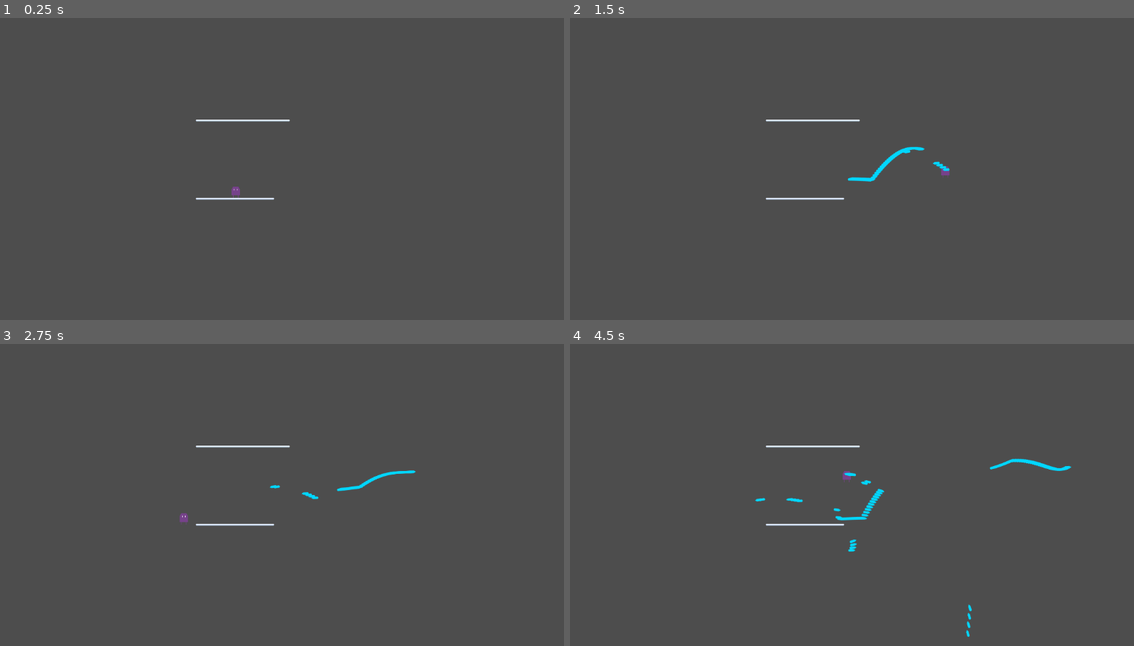
Above: before the commit, frames 1-4 (two rows, left to right).
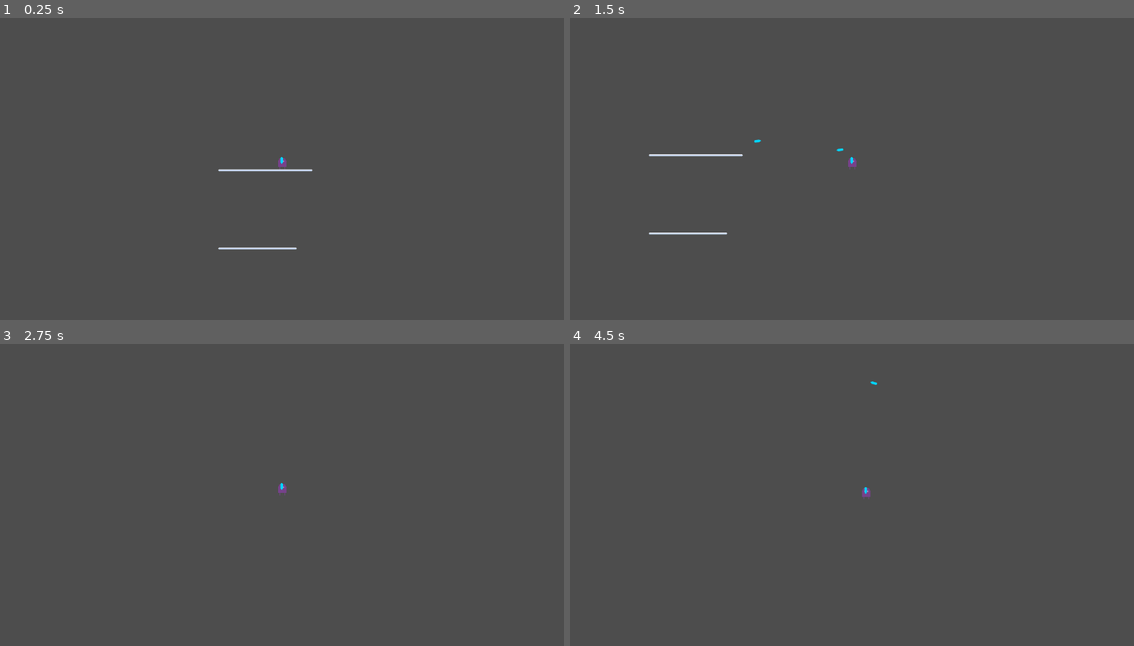
Above: after the commit, the same moments.

Repository: quasikyo/ricochet-shooter
Game: Godot game, scene res://testing.tscn
Two runs of this game, one before a commit and one after it. Both use one fixed random seed, a clock stepped at 60 frames per second and the inputs below.
Inputs (mouse positions are in pixels of both pictures, inside the frame that each line leads up to):
- Up to frame 1 (0.25 s): no input
- Up to frame 2 (1.5 s): tap Enter at 0.5 s; move the mouse to (976, 144) at 0.52 s; press the mouse at (976, 144) at 0.53 s; hold D (right) from 0.53 s (still down); tap W (jump) at 0.77, 1.07 s; right-click (976, 144) at 0.8 s; move the mouse to (739, 178) at 1.27 s; release the mouse at (739, 178) at 1.28 s; right-click (739, 178) at 1.35 s; click (739, 178) at 1.42 s
- Up to frame 3 (2.75 s): tap W (jump) at 1.52, 1.82, 2.3 s; tap R (special_action, bound only after the commit) at 1.55 s; move the mouse to (338, 416) at 2.02 s; release D (right) at 2.03 s; hold A (left) from 2.03 s (still down); hold R (special_action, bound only after the commit) from 2.03 s (still down); click (338, 416) at 2.17 s
- Up to frame 4 (4.5 s): move the mouse to (823, 552) at 2.77 s; release A (left) at 2.78 s; release R (special_action, bound only after the commit) at 2.78 s; hold D (right) 2.78-4.28 s; tap W (jump) at 2.85, 3.02, 3.32, 3.77, 4.07 s; click (823, 552) at 3.05 s; move the mouse to (1021, 534) at 3.52 s; press the mouse at (1021, 534) at 3.53 s; right-click (1021, 534) at 3.8 s; move the mouse to (682, 440) at 4.27 s; release the mouse at (682, 440) at 4.28 s; hold A (left) from 4.28 s (still down); right-click (682, 440) at 4.35 s; click (682, 440) at 4.42 s

The runs differ from the first frame. In frame 1, 0.6% of the frame differs, in the area x 34-56%, y 33-77%; in frame 2, 0.8%; in frame 3, 0.5%; in frame 4, 0.9%, in the area x 32-89%, y 12-97%.

Commit message:
Bullet parry

Diff:
--- a/bullet.gd
+++ b/bullet.gd
@@ -1,3 +1,4 @@
+class_name Bullet
 extends Area2D
 
 
@@ -11,7 +12,7 @@
 	lifetime.timeout.connect(_on_lifetime_timeout)
 
 
-func _process(deltaSeconds: float) -> void:
+func _physics_process(deltaSeconds: float) -> void:
 	position += direction * speed * deltaSeconds
 
 
--- a/bullet.tscn
+++ b/bullet.tscn
@@ -9,7 +9,7 @@
 
 [node name="Bullet" type="Area2D"]
 collision_layer = 2
-collision_mask = 3
+collision_mask = 31
 script = ExtResource("1_22xev")
 
 [node name="Sprite2D" type="Sprite2D" parent="."]
--- /dev/null
+++ b/camera.gd
@@ -0,0 +1,16 @@
+extends Camera2D
+
+
+const DEAD_ZONE = 300
+
+
+func _input(event: InputEvent) -> void:
+	if event is InputEventMouseMotion:
+		var _target = event.position - get_viewport().size * 0.5
+		if _target.length() < DEAD_ZONE:
+			self.position = Vector2.ZERO
+		else:
+			# _target.normalized() is the direction in which to move
+			# _target.length() - DEAD_ZONE is the distance the mouse is outside of the dead zone
+			# 0.5 is an arbitrary scalar
+			self.position = _target.normalized() * (_target.length() - DEAD_ZONE) * 0.5
--- /dev/null
+++ b/hook.gd
@@ -0,0 +1,41 @@
+extends CharacterBody2D
+class_name Hook
+
+
+var speed = 50
+enum HookState { Inactive, Flying, Attached }
+var hook_state := HookState.Inactive
+var direction := Vector2.ZERO
+var attached_position := Vector2.ZERO
+
+
+func _ready():
+	get_parent().shoot_hook.connect(shoot)
+	get_parent().release_hook.connect(release)
+
+
+func shoot(shoot_direction: Vector2) -> void:
+	position = Vector2.ZERO
+	direction = shoot_direction.normalized()
+	hook_state = HookState.Flying
+
+
+func release() -> void:
+	hook_state = HookState.Inactive
+	attached_position = Vector2.ZERO
+	position = Vector2.ZERO
+	return
+
+
+func _physics_process(_deltaSeconds: float) -> void:
+	if attached_position:
+		global_position = attached_position
+	if hook_state != HookState.Flying:
+		return
+
+	var collision := move_and_collide(direction * speed)
+	if !collision:
+		return
+	attached_position = collision.get_position()
+
+	hook_state = HookState.Attached
--- /dev/null
+++ b/hook.tscn
@@ -0,0 +1,17 @@
+[gd_scene load_steps=4 format=3 uid="uid://c55siupe2rsmb"]
+
+[ext_resource type="Script" path="res://hook.gd" id="1_jh8rh"]
+[ext_resource type="Texture2D" uid="uid://6mfysokkdu5j" path="res://bullet.png" id="1_jsa0g"]
+
+[sub_resource type="CircleShape2D" id="CircleShape2D_sexhs"]
+
+[node name="Hook" type="CharacterBody2D"]
+collision_layer = 4
+collision_mask = 10
+script = ExtResource("1_jh8rh")
+
+[node name="CollisionShape2D" type="CollisionShape2D" parent="."]
+shape = SubResource("CircleShape2D_sexhs")
+
+[node name="Sprite2D" type="Sprite2D" parent="."]
+texture = ExtResource("1_jsa0g")
--- a/player.gd
+++ b/player.gd
@@ -1,84 +1,50 @@
 extends CharacterBody2D
 
-const SPEED := 300.0
-const JUMP_VELOCITY := -400.0
+
+signal shoot_hook(direction: Vector2)
+signal release_hook
+
+@onready var hook := $Hook as Hook
+var gravity = ProjectSettings.get_setting('physics/2d/default_gravity')
+var moveSpeed := 300
+var jumpForce := -300
+var hook_force = 100
 
 var bullet_scene := preload('res://bullet.tscn') as PackedScene
-var gravity = ProjectSettings.get_setting("physics/2d/default_gravity")
-
-var grapple_speed := 300
-var is_grappling := false
-var step: float = 0
-var g1: Vector2
-var g2: Vector2
-var g3: Vector2
 
 
-func _process(_deltaSeconds: float) -> void:
-	if position.y > 1000:
-		position = Vector2(480, 360)
-
-	if Input.is_action_pressed('primary_action'):
-		var bullet := bullet_scene.instantiate() as Area2D
-		var shooting_direction := (get_global_mouse_position() - position).normalized()
-		bullet.position = self.global_position
-		bullet.direction = shooting_direction
-		bullet.rotation_degrees = rad_to_deg(shooting_direction.angle()) - 90
+func _input(event: InputEvent) -> void:
+	if event.is_action_pressed('primary_action'):
+		var bullet := bullet_scene.instantiate() as Bullet
+		bullet.position = position
+		bullet.direction = (get_global_mouse_position() - position).normalized()
+		bullet.rotation_degrees = rad_to_deg(bullet.direction.angle()) - 90
 		%Projectiles.add_child(bullet)
 
-	if Input.is_action_just_pressed('secondary_action'):
-		var queryParameters := PhysicsPointQueryParameters2D.new()
-		queryParameters.collide_with_areas = true
-		queryParameters.collide_with_bodies = false
-		queryParameters.position = get_global_mouse_position()
+	if event.is_action_pressed('secondary_action'):
+		shoot_hook.emit(get_global_mouse_position() - position)
+	elif event.is_action_released('secondary_action'):
+		release_hook.emit()
 
-		var anchors = get_world_2d().direct_space_state.intersect_point(queryParameters, 1)
-		if anchors.size() == 0:
-			return
-
-		velocity.y = 0
-		step = 0
-		is_grappling = true
-		var anchor := anchors[0].collider as Area2D
-
-		anchor.look_at(global_position)
-		var distance_from_anchor := position.distance_to(anchor.position)
-
-		g1 = position
-
-		var x2 := anchor.position.x
-		var y2 := anchor.position.y + distance_from_anchor
-		g2 = Vector2(x2, y2)
-
-		var x3 := anchor.position.x + (anchor.position.x - position.x)
-		g3 = Vector2(x3, position.y)
-	elif Input.is_action_just_released('secondary_action'):
-		is_grappling = false
+	if event.is_action_pressed('special_action'):
+		for bullet in ($ParryZone as Area2D).get_overlapping_areas():
+			bullet.direction = (get_global_mouse_position() - position).normalized()
+			bullet.rotation_degrees = rad_to_deg(bullet.direction.angle()) - 90
 
 
 func _physics_process(deltaSeconds: float) -> void:
-	if not is_on_floor() and not is_grappling:
+	velocity.x = Input.get_axis('left', 'right') * moveSpeed
+
+	var is_grounded = is_on_floor()
+	if !is_grounded:
 		velocity.y += gravity * deltaSeconds
+	elif Input.is_action_just_pressed('jump'):
+		velocity.y = jumpForce
 
-	if Input.is_action_just_pressed('jump') and is_on_floor():
-		velocity.y = JUMP_VELOCITY
+	if hook.hook_state == Hook.HookState.Attached:
+		var pull_direction: Vector2 = (hook.attached_position - position).normalized()
+		# var pull_velocity: Vector2 = hook.direction.normalized() * hook_force
+		var pull_velocity: Vector2 = pull_direction * hook_force
+		velocity += pull_velocity
 
-	if is_grappling and step <= 1:
-		position = quadratic_bezier(g1, g2, g3, step)
-		step += 1 * deltaSeconds
-
-	var direction := Input.get_axis("left", "right")
-	if !is_grappling && direction:
-	# if direction:
-		velocity.x = direction * SPEED
-	else:
-		# deceleration
-		velocity.x = move_toward(velocity.x, 0, SPEED)
 	move_and_slide()
-
-
-func quadratic_bezier(p0: Vector2, p1: Vector2, p2: Vector2, t: float) -> Vector2:
-	var q0 = p0.lerp(p1, t)
-	var q1 = p1.lerp(p2, t)
-	var r = q0.lerp(q1, t)
-	return r
--- a/player.tscn
+++ b/player.tscn
@@ -1,13 +1,18 @@
-[gd_scene load_steps=4 format=3 uid="uid://bqly54b5407rb"]
+[gd_scene load_steps=7 format=3 uid="uid://bqly54b5407rb"]
 
 [ext_resource type="Script" path="res://player.gd" id="1_lemld"]
 [ext_resource type="Texture2D" uid="uid://12n55pbyf4ix" path="res://my-son.png" id="1_m5jwb"]
+[ext_resource type="PackedScene" uid="uid://c55siupe2rsmb" path="res://hook.tscn" id="3_3g03m"]
+[ext_resource type="Script" path="res://camera.gd" id="4_nhjwu"]
 
 [sub_resource type="RectangleShape2D" id="RectangleShape2D_e4pm8"]
 size = Vector2(17, 23)
 
+[sub_resource type="CircleShape2D" id="CircleShape2D_2qj0o"]
+radius = 64.0312
+
 [node name="Player" type="CharacterBody2D"]
-collision_mask = 3
+collision_mask = 11
 script = ExtResource("1_lemld")
 
 [node name="Sprite2D" type="Sprite2D" parent="."]
@@ -16,3 +21,16 @@
 [node name="CollisionShape2D" type="CollisionShape2D" parent="."]
 position = Vector2(0.5, 4.5)
 shape = SubResource("RectangleShape2D_e4pm8")
+
+[node name="Hook" parent="." instance=ExtResource("3_3g03m")]
+
+[node name="Camera2D" type="Camera2D" parent="."]
+script = ExtResource("4_nhjwu")
+
+[node name="ParryZone" type="Area2D" parent="."]
+collision_layer = 16
+collision_mask = 2
+
+[node name="ParryCollider" type="CollisionShape2D" parent="ParryZone"]
+position = Vector2(0, 3)
+shape = SubResource("CircleShape2D_2qj0o")
--- a/project.godot
+++ b/project.godot
@@ -13,7 +13,12 @@
 config/name="Ricochet Shooter"
 run/main_scene="res://testing.tscn"
 config/features=PackedStringArray("4.1", "Mobile")
+run/max_fps=60
 config/icon="res://icon.svg"
+
+[dotnet]
+
+project/assembly_name="Ricochet Shooter"
 
 [input]
 
@@ -45,11 +50,19 @@
 "events": [Object(InputEventMouseButton,"resource_local_to_scene":false,"resource_name":"","device":-1,"window_id":0,"a …(258 unchanged characters)…
 ]
 }
+special_action={
+"deadzone": 0.5,
+"events": [Object(InputEventKey,"resource_local_to_scene":false,"resource_name":"","device":-1,"window_id":0,"alt_pressed":false,"shift_pressed":false,"ctrl_pressed":false,"meta_pressed":false,"pressed":false,"keycode":0,"physical_keycode":82,"key_label":0,"unicode":114,"echo":false,"script":null)
+, Object(InputEventMouseButton,"resource_local_to_scene":false,"resource_name":"","device":-1,"window_id":0,"alt_pressed":false,"shift_pressed":false,"ctrl_pressed":false,"meta_pressed":false,"button_mask":128,"position":Vector2(131, 19),"global_position":Vector2(135, 62),"factor":1.0,"button_index":8,"canceled":false,"pressed":true,"double_click":false,"script":null)
+]
+}
 
 [layer_names]
 
 2d_physics/layer_1="Player"
 2d_physics/layer_2="Projectiles"
+2d_physics/layer_3="Hook"
+2d_physics/layer_4="Ground"
 
 [rendering]
 
--- a/testing.tscn
+++ b/testing.tscn
@@ -21,7 +21,8 @@
 
 [sub_resource type="TileSet" id="TileSet_k2qc8"]
 tile_size = Vector2i(32, 32)
-physics_layer_0/collision_layer = 1
+physics_layer_0/collision_layer = 8
+physics_layer_0/collision_mask = 7
 sources/0 = SubResource("TileSetAtlasSource_wsvut")
 
 [node name="Root" type="Node2D"]
@@ -35,7 +36,7 @@
 
 [node name="Player" parent="." instance=ExtResource("2_a2fpn")]
 unique_name_in_owner = true
-position = Vector2(481, 363)
+position = Vector2(530, 208)
 
 [node name="Projectiles" type="Node2D" parent="."]
 unique_name_in_owner = true
